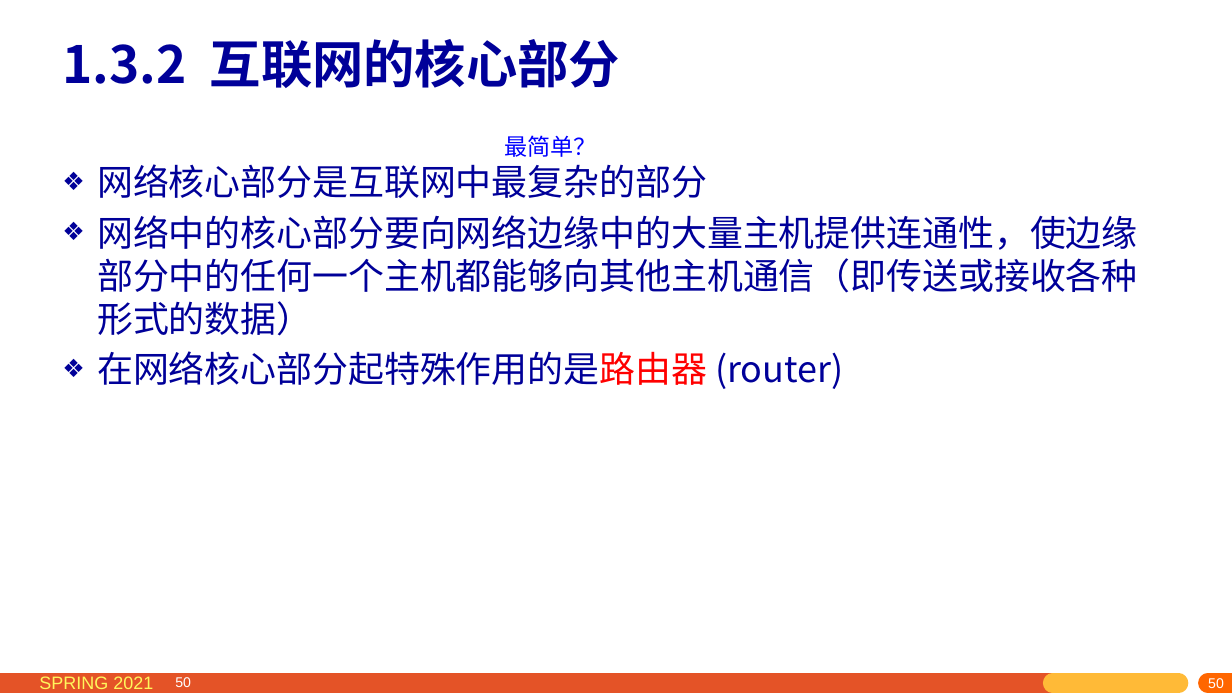
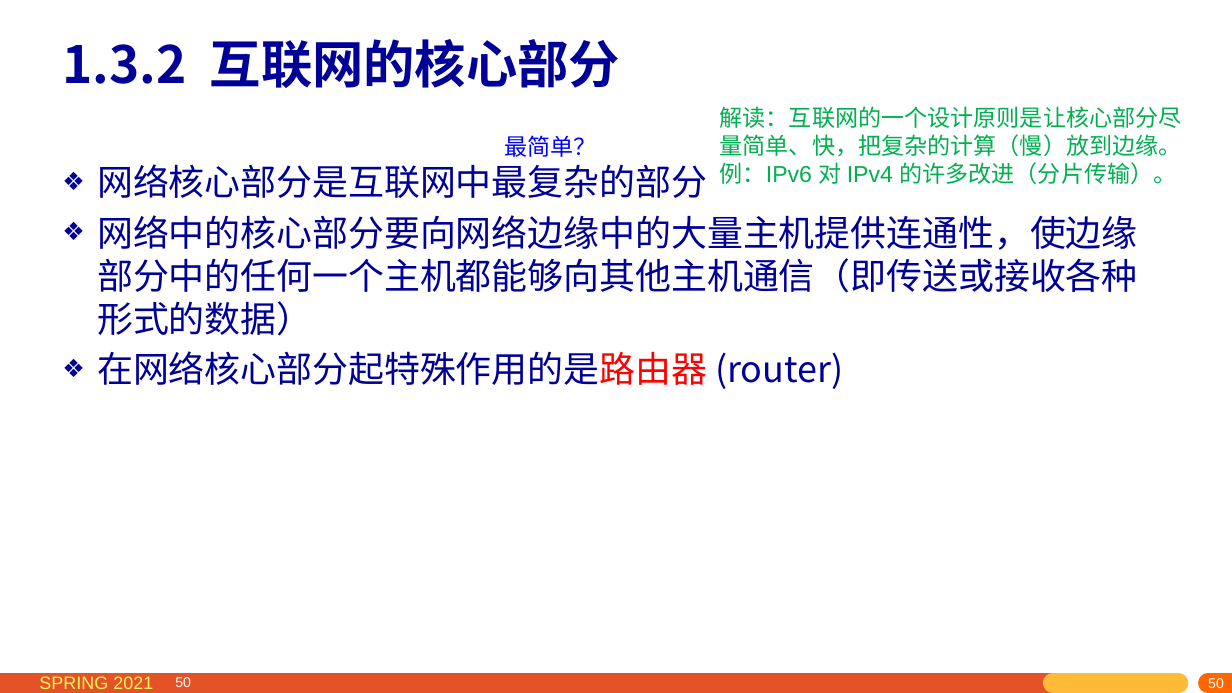
Before and after one commit to network-whu/2021, a slide deck: slide 50 of slides/instruction/01.pptx. Drawn at 1232x693 pixels with LibreOffice and Linux fonts; fonts in the diff are those of the drawing. Boxes give left, top, right and bottom in pixels: in the first picture for what was removed or moved away, otherwise in the second. Text is boxed around its words. In the diff, an @@ line names an element or a change of style, - is before the commit and + after.

```diff
--- a/slides/instruction/01.pptx
+++ b/slides/instruction/01.pptx
@@ text added at (720,106,1182,184), 18 pt, text #00B050 @@
+解读：互联网的一个设计原则是让核心部分尽量简单、快，把复杂的计算（慢）放到边缘。
+例：IPv6 对 IPv4 的许多改进（分片传输）。
```
Also in this commit, not shown: 8 other slides changed.
